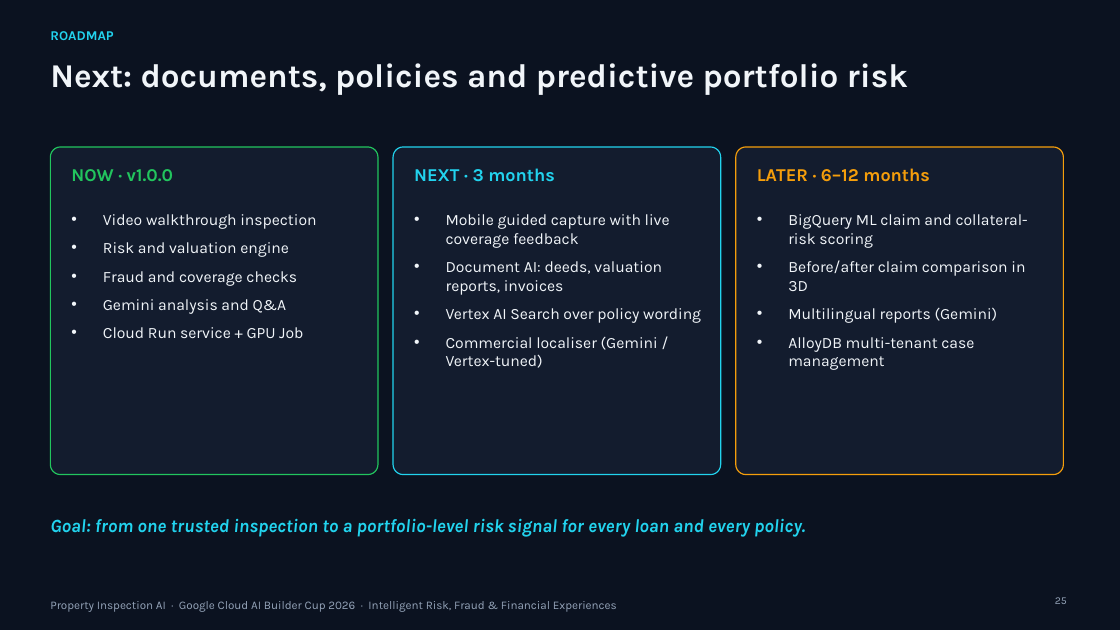
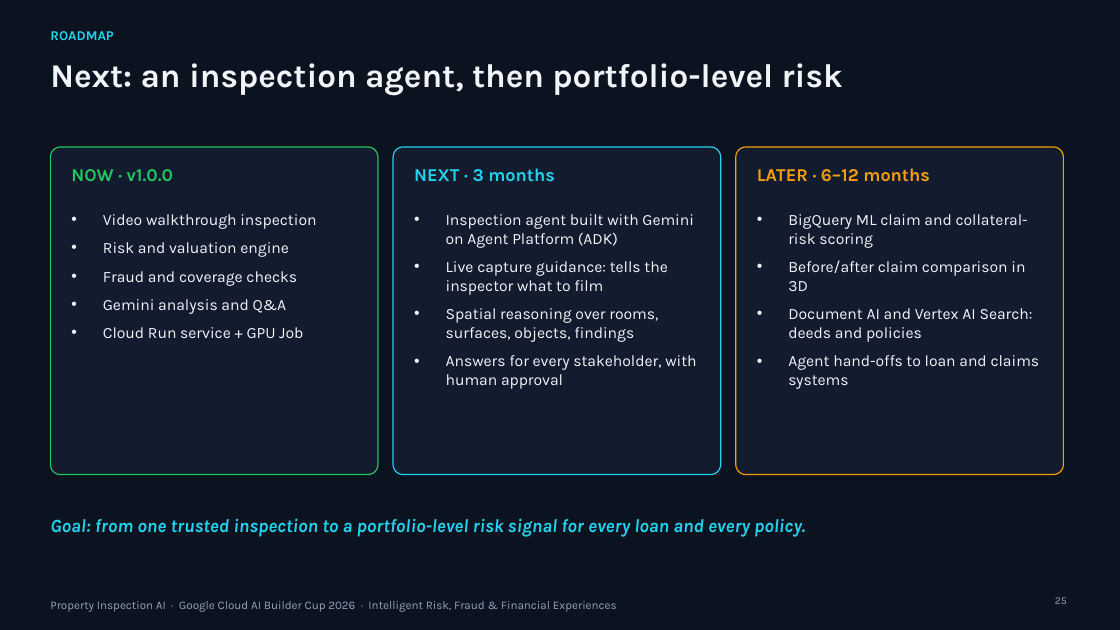
Before and after one commit to XCore-Lab/property-inspection-ai, a slide deck: slide 25 of docs/pitch-deck/Property_Inspection_AI_Pitch.pptx. Drawn at 1120x630 pixels with LibreOffice and Linux fonts; fonts in the diff are those of the drawing; background and template pictures are left out. Boxes give left, top, right and bottom in pixels: in the first picture for what was removed or moved away, otherwise in the second. Text is boxed around its words. In the diff, an @@ line names an element or a change of style, - is before the commit and + after.

Commit message:
Pitch deck roadmap: next an inspection agent (Gemini on Agent Platform: live capture guidance, spatial reasoning over the 3D model, answers per stakeholder), later agent hand-offs to core systems; PDF regenerated from the same file

```diff
--- a/docs/pitch-deck/Property_Inspection_AI_Pitch.pptx
+++ b/docs/pitch-deck/Property_Inspection_AI_Pitch.pptx
@@ title at (x1=50, y1=63, x2=843, y2=95): text changed @@
-Next: documents, policies and predictive portfolio risk
+Next: an inspection agent, then portfolio-level risk
@@ text at (x1=446, y1=214, x2=696, y2=389): text changed @@
-• Mobile guided capture with live coverage feedback
-• Document AI: deeds, valuation reports, invoices
-• Vertex AI Search over policy wording
-• Commercial localiser (Gemini / Vertex-tuned)
+• Inspection agent built with Gemini on Agent Platform (ADK)
+• Live capture guidance: tells the inspector what to film
+• Spatial reasoning over rooms, surfaces, objects, findings
+• Answers for every stakeholder, with human approval
@@ text at (x1=788, y1=308, x2=1040, y2=389): text changed @@
-• Multilingual reports (Gemini)
-• AlloyDB multi-tenant case management
+• Document AI and Vertex AI Search: deeds and policies
+• Agent hand-offs to loan and claims systems
```
Also in this commit, not shown: 1 other file.
